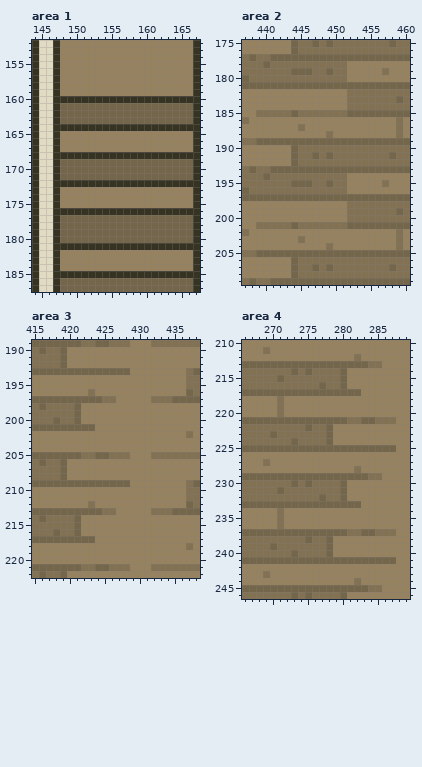
One commit to this pixel-art file: assets/02_architecture/03_brewery/fullScene.aseprite. Above: the version before the commit.
480x270 pixels, 1 frame. Colours within 5 levels of each other are drawn and written as one. Shown: area 1: x 144..167, y 152..187; area 2: x 437..460, y 175..209; area 3: x 415..438, y 189..222; area 4: x 266..289, y 210..246. The commit also changed other parts of the picture, which this record leaves out.
New version:
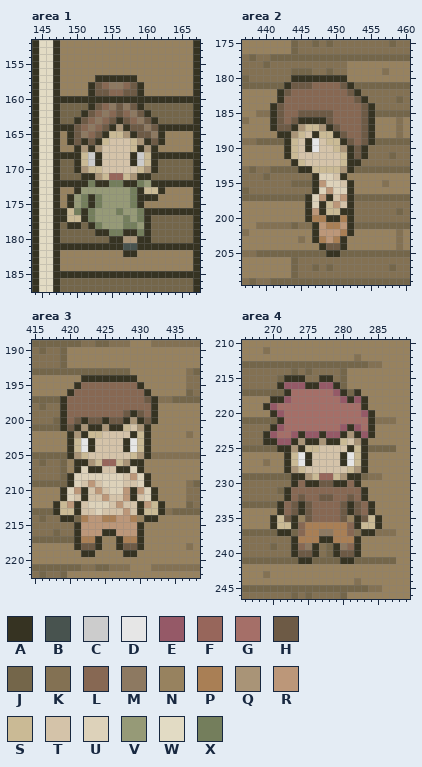
Palette (. is transparent): A #363322  B #48534f  C #cccccc  D #e6e6e6  E #955967  F #97665b  G #a56f68  H #6d5a45  J #74664a  K #837153  L #876853  M #8d7961  N #97825f  P #a97f55  Q #a99477  R #bc9779  S #caba95  T #d4c3a9  U #ddd2ba  V #969a77  W #e2dbc4  X #747e5c
Change:
layer "brasseur2" now shown
layer "bonhomme" now shown
layer "brasseur" now shown
layer "truschels" now shown
Changed rows in their new state; - is an unchanged pixel.
Area 1, layer "truschels":
first column x 148:
157 -----AAAAAA----
158 ----AHLMMLHA---
159 ----AHHLLHHA---
161 ----AHLMHMHA---
162 ---AHLMLHLMHA--
163 --AHLMLHAHLMHA-
164 --HLMLH-Q-HHMH-
165 -AHMLHASSQAHHMA
166 -AHAHASTTTSQAHA
167 --AQAQTTTTSAQA-
168 ---SC-TTTT-CS--
169 --ASCATTTTACSA-
170 --AQSSTTTTTSQA-
171 ---AAQSFFSQAA--
172 ----X--XX--XV--
173 --AVVVVVVVXASSA
174 -AVXAXVVVVXAAA-
175 -AVXAXVVVVXA---
176 -SX-XVVVXVVX---
177 ASSAXVVVVXVXA--
178 -AA-AXVVVXXVA--
179 -----AAXXAAXA--
180 -------AAQQAA--
181 ---------BB----
182 ---------AA----
Area 2, layer "brasseur":
first column x 441:
180 ---AAAAAAAA----
181 --AHHHLLLLHA---
182 -AHLLLLLLLLHA--
183 -ALLLLLLLLLLHA-
184 AHLLLLLLLLLLLHA
185 AHLLHHHHHLLLLHA
186 AHLHAAAAHLLLLHA
187 AHHAQSSQAHLLLHA
188 -AAQSTASSAHLLHA
189 --ASTADTSSAHLHA
190 --ASTADTTSQAHA-
191 --ASTTTTTTSAHA-
192 ---ASTTTTTSAA--
193 ----AASSSSQA---
194 ------AUUTA----
195 ------ARUUTA---
196 ------AURUUA---
197 -----AURATRA---
198 -----AUASRTA---
199 -----ARASSAA---
200 -----APPAAPA---
201 ------ARPPRA---
202 ------ARRRPA---
203 ------APRPA----
204 -------AHHA----
205 --------AA-----
Area 3, layer "brasseur2":
first column x 418:
194 ----AAAAAAAA----
195 ---ALLLLLLLLA---
196 --ALLLLLLLLLLA--
197 -ALLLLLLLLLLLHA-
198 -ALLLLLLLLLLLLA-
199 -ALLLLLLLLHAHLA-
200 -ALHAHHAHHAQAHA-
201 -AHAQAAQAASTQA--
202 --AQASSTTTTASA--
203 --ASDATTTTADSA--
204 --ASDATTTTADSA--
205 --AQSTTTTTTSQA--
206 ---AAQSFFSQAA---
207 ---AUAATTAAUA---
208 --AUUUUUUUTRUA--
209 --AUTRTUUUTTUA--
210 -AURATRTUURARUA-
211 -AUTATTRTTRATUA-
212 ASRATUUUTRTTARSA
213 ASSATTUTTTRTASSA
214 -AA-PRRPPRRP-AA-
215 ---ARRRRRRRRA---
216 ---ARRRAARRRA---
217 ---APPA--APPA---
218 ---AHHA--AHHA---
219 ----AA----AA----
Area 4, layer "bonhomme":
first column x 269:
215 ---AAA--AA-------
216 --AEEEAAEEA------
217 ---AGGGGGGEA-A---
218 -AAEGGGGGGGEAEA--
219 AEGGGGGGGGGGGGA--
220 -AEGGGGGGGGGGGEA-
221 --AGGGGGGGGGGGGA-
222 -AEGGGGGGGGEAEGA-
223 AEGGEAEEAEEAQAEA-
224 AAEEAQAAQAASTQA--
225 --AAQASSTTTTASA--
226 ---ASDATTTTADSA--
227 ---ASDATTTTADSA--
228 ---AQSTTTTTTSQA--
229 ----AAQSFFSQAA---
230 ----ALAAHHAALA---
231 ---ALLLLLLLLLLA--
232 ---ALHLLHHLLHLA--
233 --ALHAHLLLLHAHLA-
234 --ALHAHLLLLHAHLA-
235 -ASHA-HLLLLH-AHSA
236 -ASSALPPPPPPLASSA
237 --AA-LPPMMPPL-AA-
238 ----APPPAAPPPA---
239 ----ALMA--AMLA---
240 ----AHHA--AHHA---
241 -----AA----AA----
